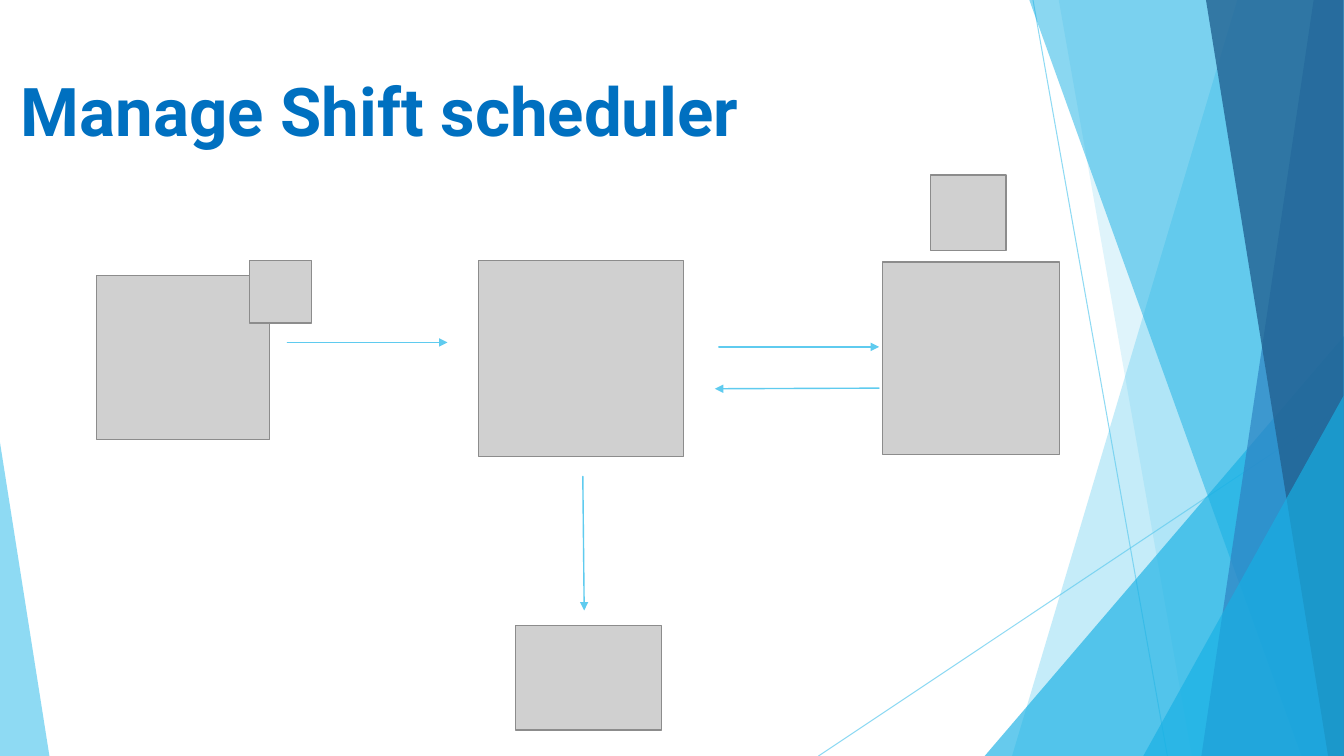
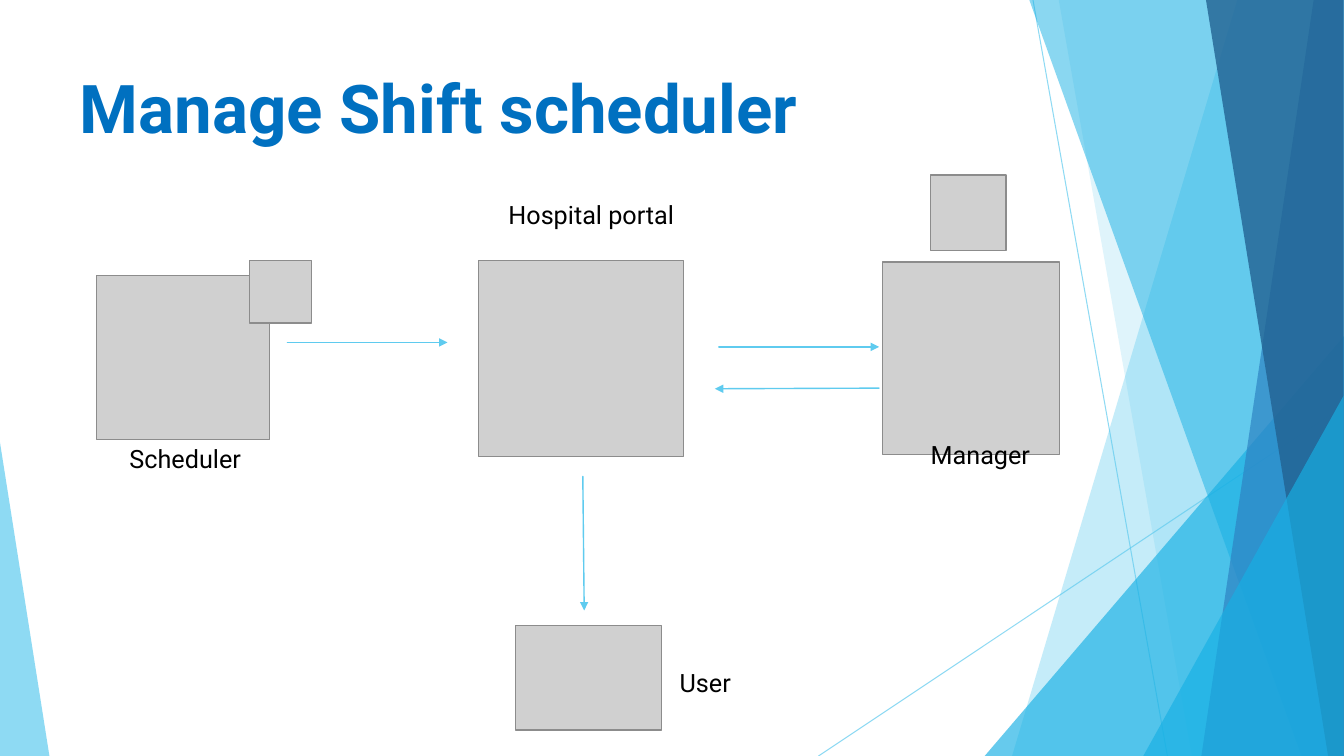
Before and after one commit to linhmimoza/Hospital_PortalExtra, a slide deck: slide 16 of Hospital.pptx. Drawn at 1344x756 pixels with LibreOffice and Linux fonts; fonts in the diff are those of the drawing; grey boxes stand for pictures. Boxes give left, top, right and bottom in pixels: in the first picture for what was removed or moved away, otherwise in the second. Text is boxed around its words. In the diff, an @@ line names an element or a change of style, - is before the commit and + after.

```diff
--- a/Hospital.pptx
+++ b/Hospital.pptx
@@ text "Manage Shift scheduler": place and size @@
-text "Manage Shift scheduler" at (21, 85, 739, 150)
+text "Manage Shift scheduler" at (80, 82, 798, 147)
@@ text added at (508, 205, 674, 229), 18 pt, text #000000 @@
+Hospital portal
@@ text added at (129, 449, 240, 469), 18 pt, text #000000 @@
+Scheduler
@@ text added at (931, 446, 1030, 470), 18 pt, text #000000 @@
+Manager
@@ text added at (680, 674, 731, 693), 18 pt, text #000000 @@
+User
```
Also in this commit, not shown: 10 other slides changed, 1 slide removed.
